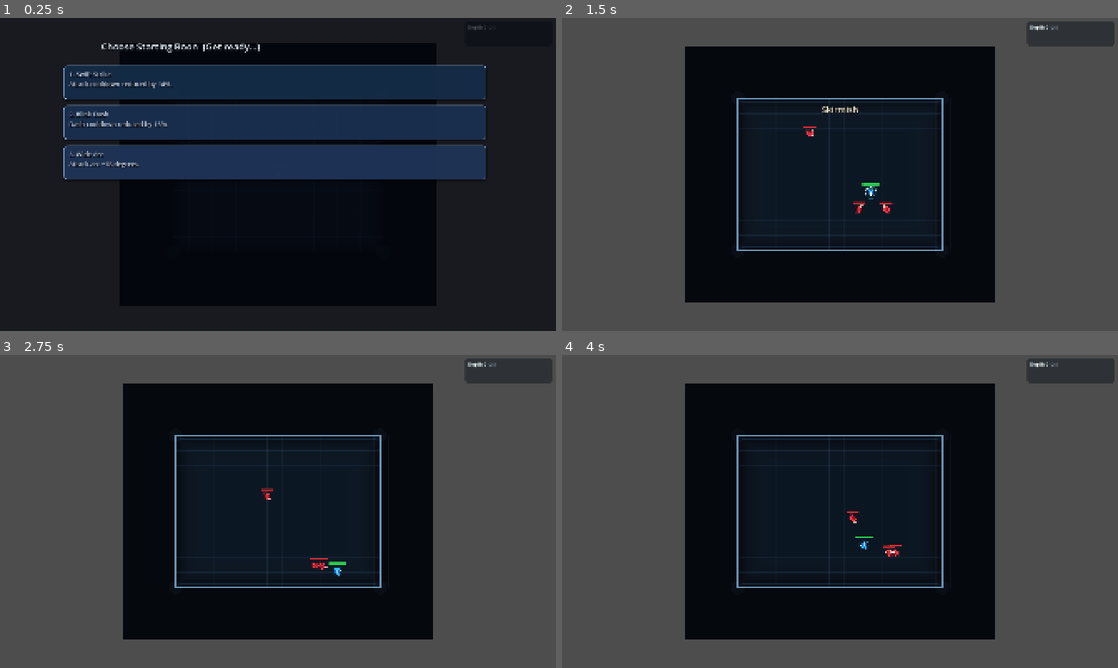
Above: before the commit, frames 1-4 (two rows, left to right).
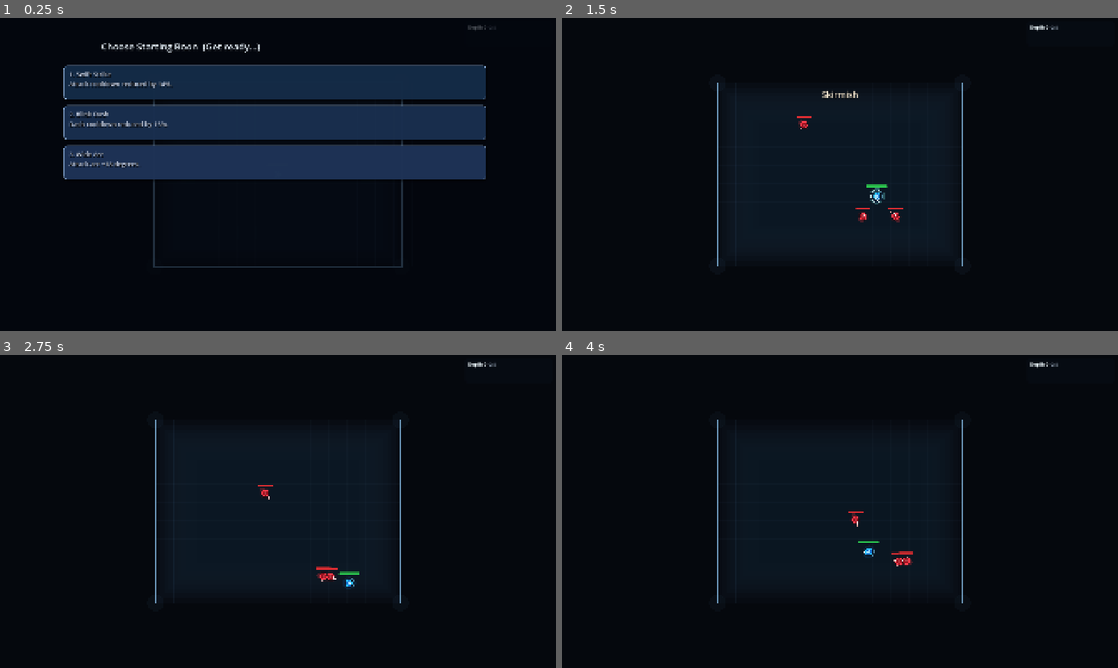
Above: after the commit, the same moments.

Repository: Excellund/AbyssalDescent
Game: Godot game, scene res://scenes/Main.tscn
Same seed, same stepped clock (60 frames per second), same inputs: the game is played once before the commit and once after it. Sound files missing from this copy of the repository are replaced by a short silence.
Inputs (mouse positions are in pixels of both pictures, inside the frame that each line leads up to):
- Up to frame 1 (0.25 s): no input
- Up to frame 2 (1.5 s): tap A (move_left) at 0.5 s; move the mouse to (962, 158) at 0.52 s; hold D (move_right) 0.53-1.28 s; click (962, 158) at 0.6 s; move the mouse to (728, 190) at 1.27 s; hold S (move_down) from 1.28 s (still down); tap Space (dash) at 1.35 s
- Up to frame 3 (2.75 s): move the mouse to (333, 442) at 2.02 s; release S (move_down) at 2.03 s; hold D (move_right) from 2.03 s (still down); tap E (interact) at 2.1 s
- Up to frame 4 (4 s): move the mouse to (812, 574) at 2.77 s; release D (move_right) at 2.78 s; hold W (move_up) 2.78-3.53 s; click (812, 574) at 2.85 s; move the mouse to (1006, 558) at 3.52 s; hold A (move_left) from 3.53 s (still down); tap Space (dash) at 3.6 s

The runs differ from the first frame. In frame 1, 0.4% of the frame differs, in the area x 27-73%, y 26-80%; in frame 2, 56%, in the area x 0-100%, y 0-100%; in frame 3, 56%; in frame 4, 56%.

Commit message:
Add build exports; arena, camera & world tweaks

Diff:
--- a/scripts/enemy_archer.gd
+++ b/scripts/enemy_archer.gd
@@ -16,6 +16,7 @@
 @export var projectile_damage: int = 14
 @export var attack_cooldown: float = 2.2
 @export var fire_interval: float = 0.22
+@export var arena_size: Vector2 = Vector2(940.0, 700.0)
 
 var attack_cooldown_left: float = 0.0
 var archer_state: int = STATE_SEEK
@@ -176,6 +177,13 @@
 				projectile.queue_free()
 				completed_projectiles.append(projectile)
 				continue
+
+		# Despawn when crossing room walls (arena bounds act as walls).
+		var half_arena := arena_size * 0.5
+		if absf(projectile.global_position.x) > half_arena.x or absf(projectile.global_position.y) > half_arena.y:
+			projectile.queue_free()
+			completed_projectiles.append(projectile)
+			continue
 
 		# Remove if too far away
 		if projectile.global_position.distance_to(global_position) > 1200.0:
--- a/scripts/enemy_spawner.gd
+++ b/scripts/enemy_spawner.gd
@@ -68,6 +68,8 @@
 	enemy.global_position = _pick_spawn_position_in_current_room()
 	world_root.add_child(enemy)
 	enemy.set("target", player)
+	if enemy.get("arena_size") != null:
+		enemy.set("arena_size", current_room_size)
 	if enemy.has_signal("died") and on_enemy_died.is_valid():
 		enemy.died.connect(on_enemy_died)
 
--- a/scripts/player_camera.gd
+++ b/scripts/player_camera.gd
@@ -13,7 +13,7 @@
 @export var mouse_deadzone: float = 28.0
 @export var input_smoothing_speed: float = 14.0
 @export var zoom_lerp_speed: float = 10.0
-@export var min_zoom: float = 0.75
+@export var min_zoom: float = 0.9
 @export var max_zoom: float = 3.0
 @export var visible_edge_margin: float = 10.0
 
--- a/scripts/world_generator.gd
+++ b/scripts/world_generator.gd
@@ -831,7 +831,10 @@
 	var t := art_time
 	var room_rect := Rect2(-current_room_size * 0.5, current_room_size)
 	var pulse := 0.5 + 0.5 * sin(t * 0.9)
-	draw_rect(room_rect.grow(240.0), Color(0.01, 0.02, 0.04, clampf(ambient_backdrop_alpha, 0.7, 1.0)), true)
+	var viewport_rect := get_viewport().get_visible_rect()
+	var viewport_to_world := get_viewport().get_canvas_transform().affine_inverse()
+	var viewport_world_rect := viewport_to_world * viewport_rect
+	draw_rect(viewport_world_rect.grow(50.0), Color(0.01, 0.02, 0.04, clampf(ambient_backdrop_alpha, 0.7, 1.0)), true)
 
 	# Layered floor wash to create depth without textures.
 	for i in range(10):
Not shown, added: export_presets.cfg
Not shown: 1 places in scenes/Player.tscn that only renumber resources
Not shown, added: Godot2026.console.exe
Not shown, added: Godot2026.exe
Not shown, added: Godot2026.pck
